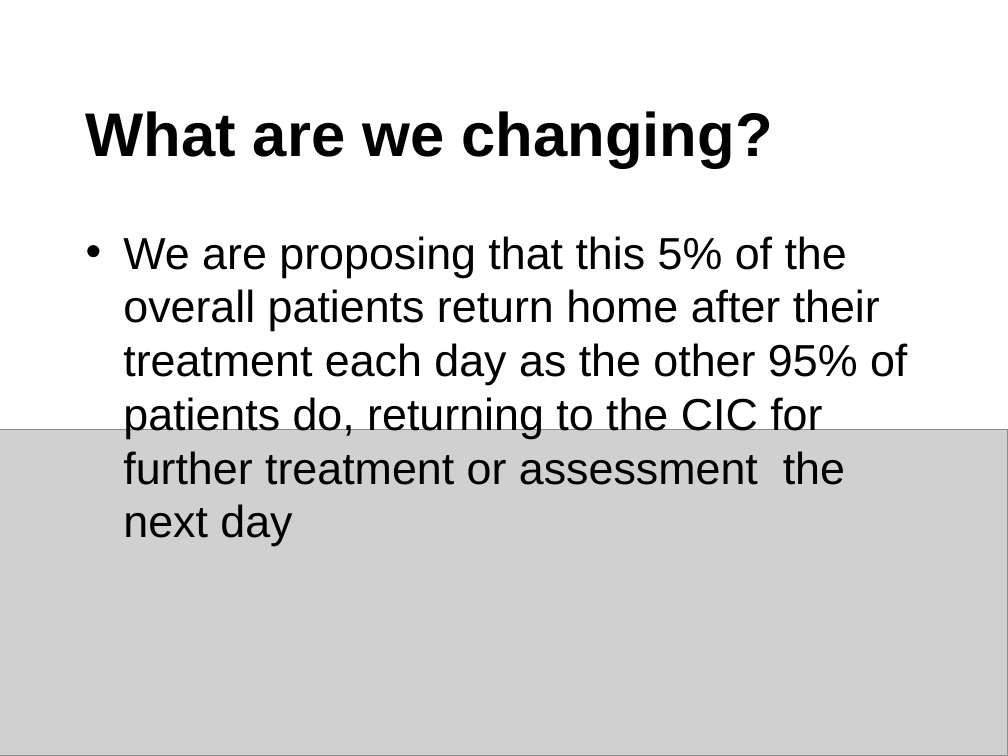
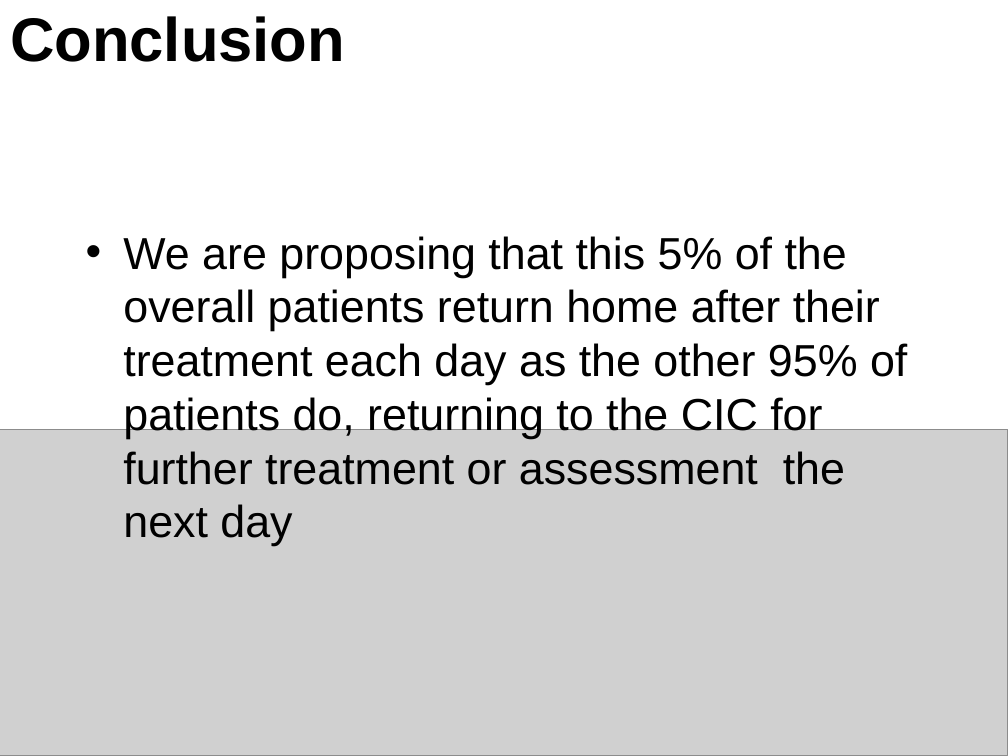
Before and after one commit to RMorton24/phs_group_project, a slide deck: slide 10 of Final Powerpoint presentation for 12.08.22.pptx (slide 7 before the commit). Drawn at 1008x756 pixels with LibreOffice and Linux fonts; fonts in the diff are those of the drawing; grey boxes stand for pictures. Boxes give left, top, right and bottom in pixels: in the first picture for what was removed or moved away, otherwise in the second. Text is boxed around its words. In the diff, an @@ line names an element or a change of style, - is before the commit and + after.

```diff
--- a/Final Powerpoint presentation for 12.08.22.pptx
+++ b/Final Powerpoint presentation for 12.08.22.pptx
@@ title added at (x1=10, y1=16, x2=345, y2=62), 44 pt, text #000000, bold @@
+Conclusion
@@ title removed at (x1=86, y1=111, x2=773, y2=168) @@
-What are we changing?
```
Also in this commit, not shown: 1 other slide changed, 4 slides added, 4 slides removed, 1 other file.
